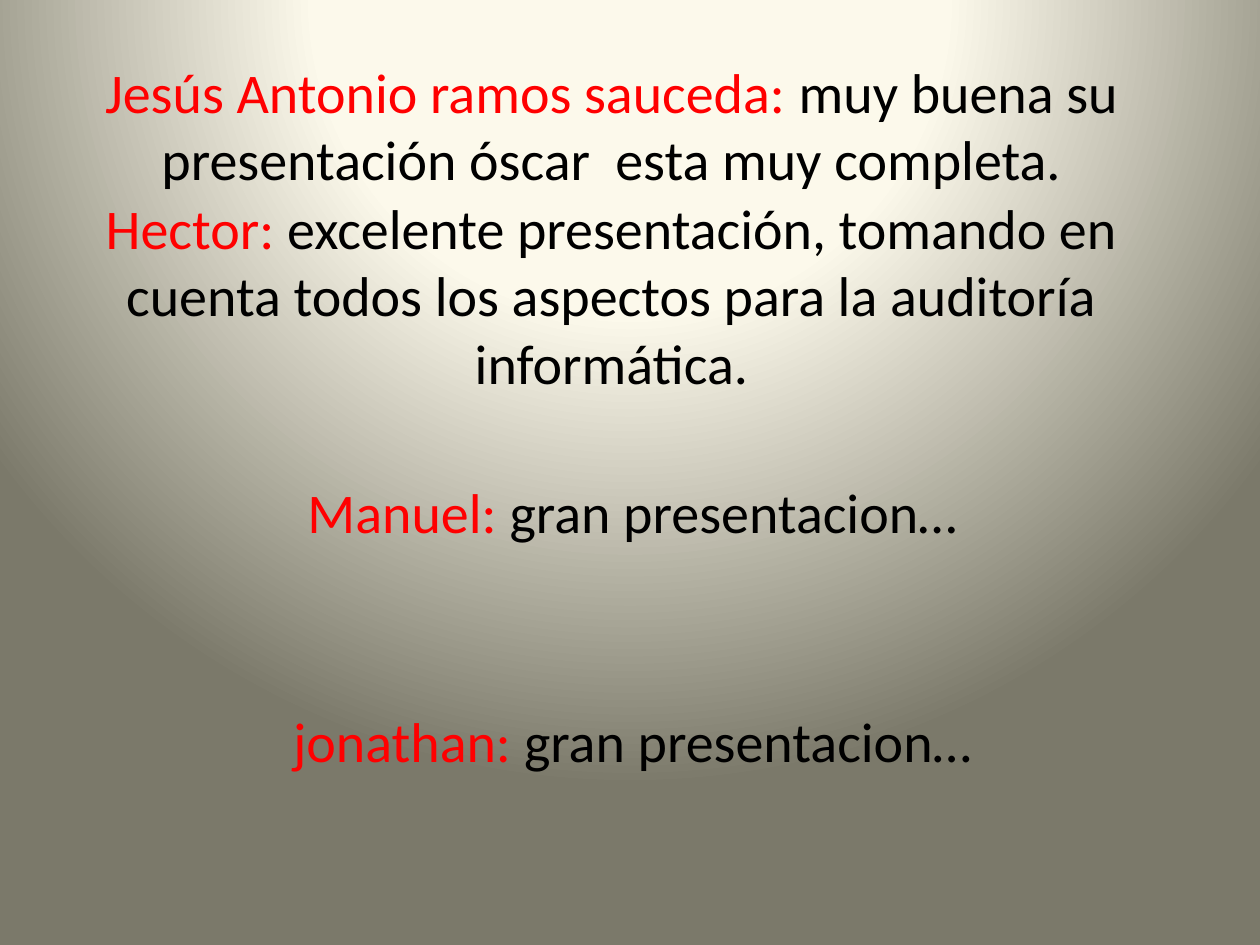
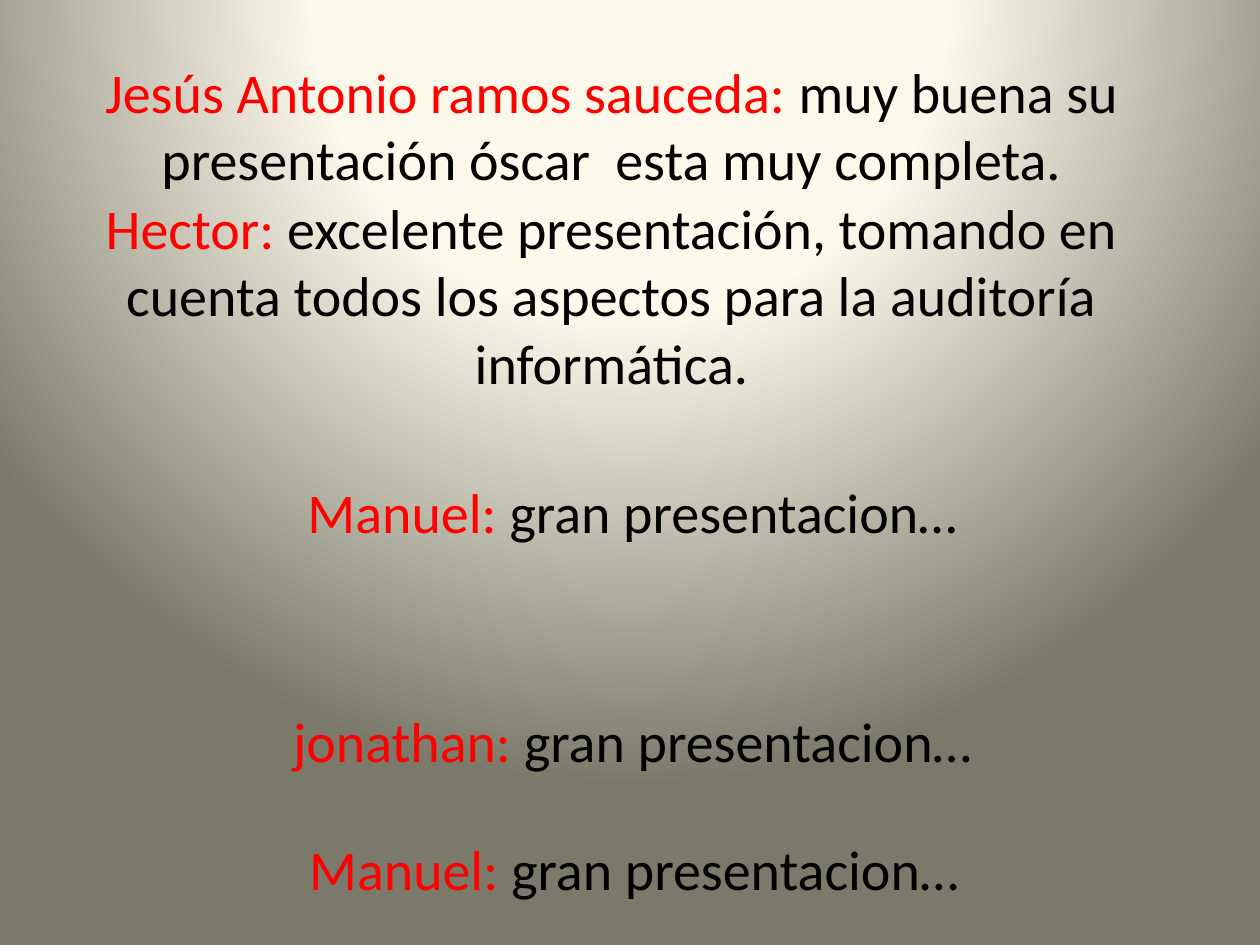
Before and after one commit to lc850/auditoria, a slide deck: slide 11 of OSCAR.pptx. Drawn at 1260x945 pixels with LibreOffice and Linux fonts; fonts in the diff are those of the drawing. Boxes give left, top, right and bottom in pixels: in the first picture for what was removed or moved away, otherwise in the second. Text is boxed around its words. In the diff, an @@ line names an element or a change of style, - is before the commit and + after.

Commit message:
13

```diff
--- a/OSCAR.pptx
+++ b/OSCAR.pptx
@@ text added at box(309, 851, 959, 900), 32 pt, text #000000 @@
+Manuel: gran presentacion…
```
